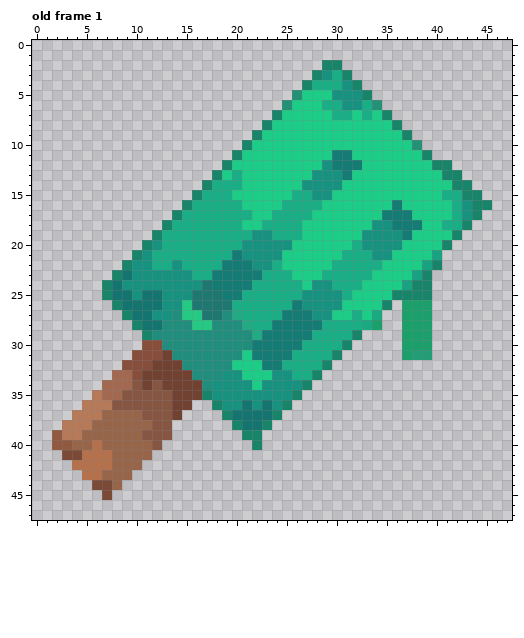
A animated GIF sprite gets an edit: site/img/mcc/cos/accessories/PopsicleGiga.gif. The first picture shows the starting point.
The file is 48x48 pixels. Colours within 5 levels of each other are drawn and written as one. Shown: old frame 1. The commit also changed other frames, which this record leaves out.
The same view after the edit:
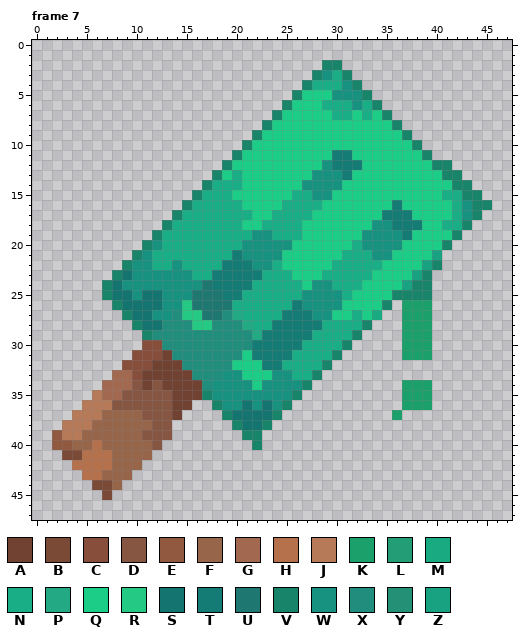
Palette (. is transparent): A #714131  B #7a4a36  C #874e3b  D #875643  E #925941  F #976549  G #a26850  H #b4714b  J #b67a58  K #1ca06b  L #229d76  M #19aa81  N #1aae87  P #23aa84  Q #1bcd87  R #24c984  S #147470  T #157b75  U #1f7772  V #18846a  W #179281  X #218e7d  Y #249076  Z #18a281
A new or re-ordered frame is compared with the old frame closest to it.
The exact change:
frames 1 -> 8
Frame 7 is new; against old frame 1:
There is now colour K in rows 34 to 36 at x 37 to 39; in row 37 at x 36.
The edit turns colour L into colour K in row 31 at x 38 to 39.
The edit turns colour W into colour N in row 6 at x 31.
The edit turns colour M into colour V in row 28 at x 33.
The edit turns colour Y into colour V in row 5 at x 26; in row 6 at x 25 and 34; in row 10 at x 38.
Colour K is removed in row 28 at x 34.
Pixel boxes of the changes (left, top, right, bottom) in both pictures:
changed: (282, 90, 302, 110)
changed: (342, 100, 422, 150)
changed: (362, 320, 432, 420)
